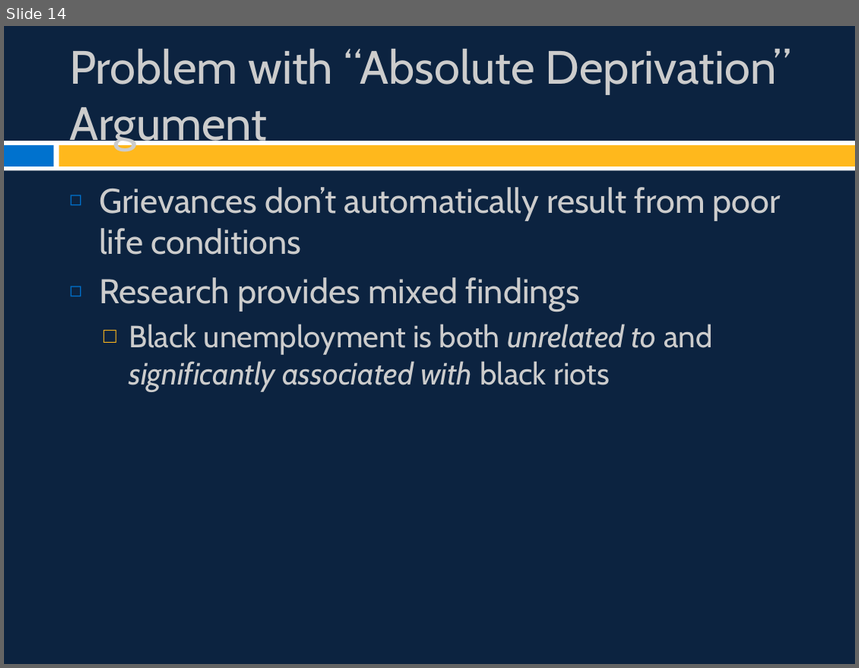
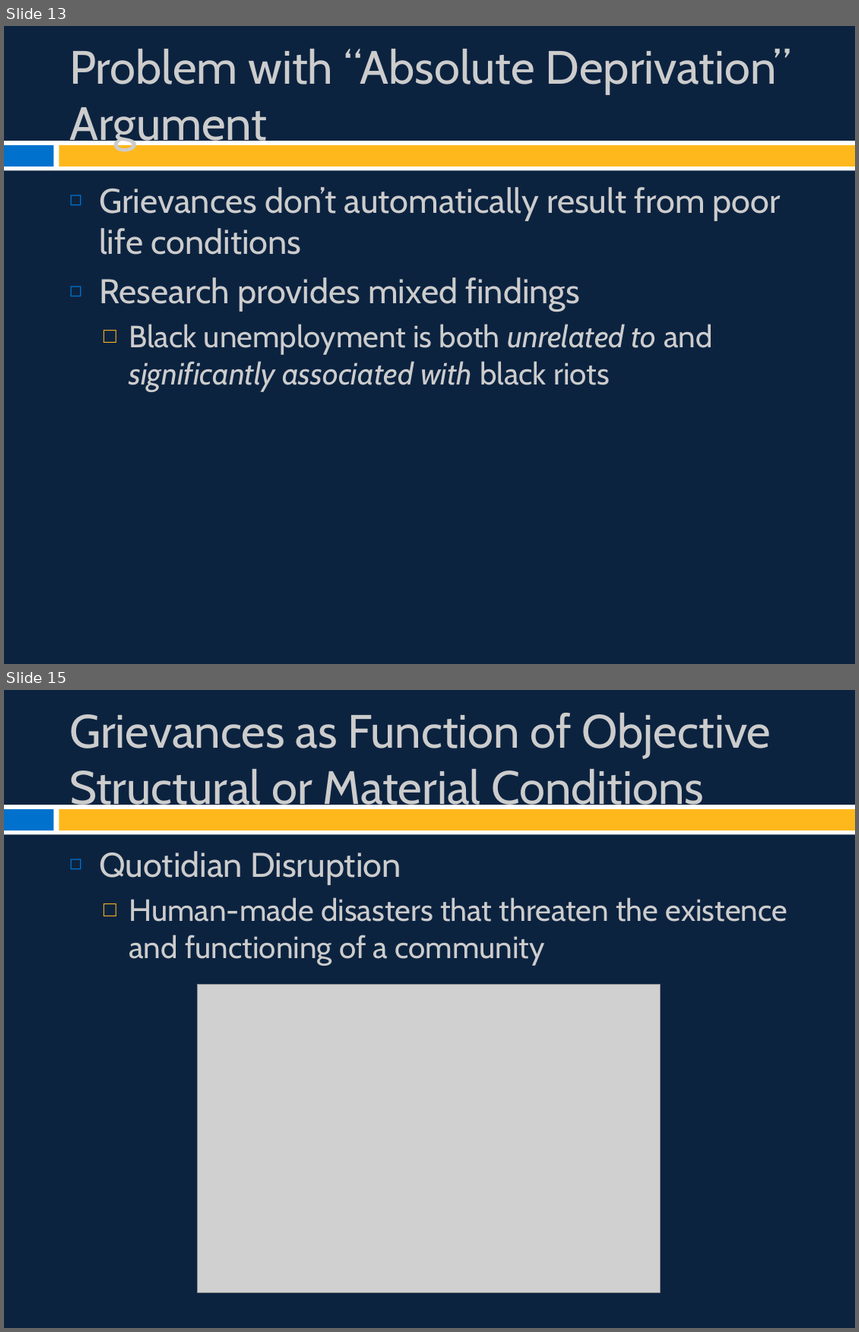
Before and after one commit to burrelvannjr/movements_csuf, a slide deck: ppts/Chapter 2 Slides.pptx. Shown one above the other, each under a label of ours: slide 14 before the commit, slides 13 and 15 after it; the slides between them are not shown. The pictures are 859x668 and 859x1332 pixels, drawn with LibreOffice and Linux fonts; fonts in the diff are those of the drawing; grey boxes stand for pictures. Boxes give left, top, right and bottom in pixels: in the first picture for what was removed or moved away, otherwise in the second. Text is boxed around its words. In the diff, an @@ line names an element or a change of style, - is before the commit and + after.

```diff
--- a/ppts/Chapter 2 Slides.pptx
+++ b/ppts/Chapter 2 Slides.pptx
@@ slide 15 added at (x1=4, y1=690, x2=855, y2=1328), background #0C2340; not listed: 3 template elements that a slide beside it also shows @@
@@ title added at (x1=69, y1=713, x2=772, y2=815), 39.6 pt, text #CCCCCC @@
+Grievances as Function of Objective Structural or Material Conditions
@@ text added at (x1=99, y1=851, x2=788, y2=965), 26 pt, text #CCCCCC @@
+◻ Quotidian Disruption
+  □ Human-made disasters that threaten the existence and functioning of a community
@@ picture added at (x1=197, y1=985, x2=661, y2=1293) @@
@@ what was slide 14 is now slide 13 @@
```
Also in this commit, not shown: 6 slides changed, 12 other slides added, 1 slide removed, 42 other files.
